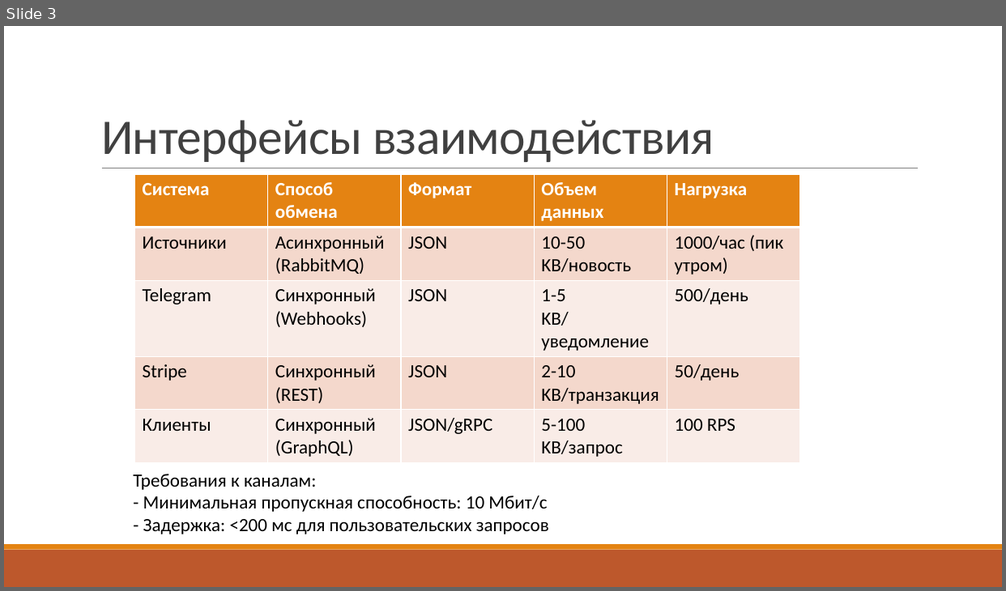
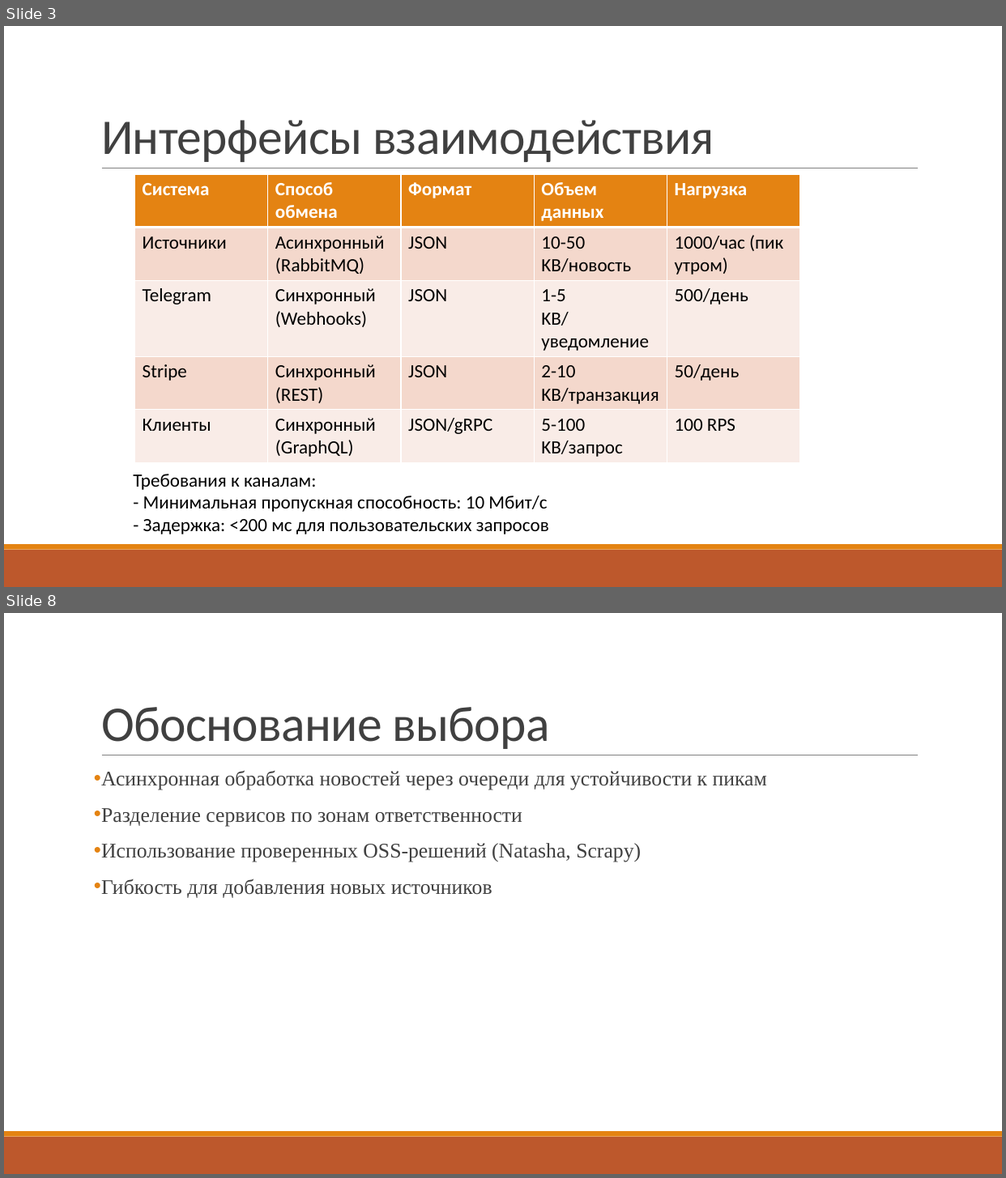
Before and after one commit to markru37/engineering-systems, a slide deck: forEdits/Iter4/Iter4_1.pptx. Shown one above the other, each under a label of ours: slide 3 before the commit, slides 3 and 8 after it; the slides between them are not shown. The pictures are 1006x591 and 1006x1178 pixels, drawn with LibreOffice and Linux fonts; fonts in the diff are those of the drawing. Boxes give left, top, right and bottom in pixels: in the first picture for what was removed or moved away, otherwise in the second. Text is boxed around its words. In the diff, an @@ line names an element or a change of style, - is before the commit and + after.

```diff
--- a/forEdits/Iter4/Iter4_1.pptx
+++ b/forEdits/Iter4/Iter4_1.pptx
@@ slide 8 added at bbox=[4, 613, 1002, 1174], background #FFFFFF; not listed: 3 template elements that a slide beside it also shows @@
@@ title added at bbox=[101, 707, 550, 749], 48 pt, text #404040 @@
+Обоснование выбора
@@ text added at bbox=[101, 770, 767, 898], 20 pt, text #404040 @@
+• Асинхронная обработка новостей через очереди для устойчивости к пикам
+• Разделение сервисов по зонам ответственности
+• Использование проверенных OSS-решений (Natasha, Scrapy)
+• Гибкость для добавления новых источников
```
Also in this commit, not shown: 4 other slides added, 2 slides removed.
